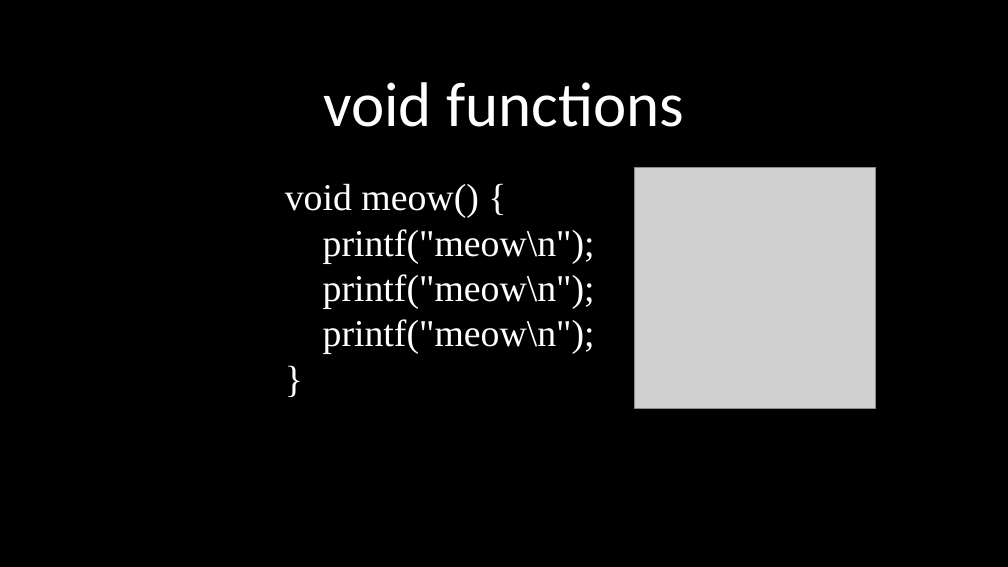
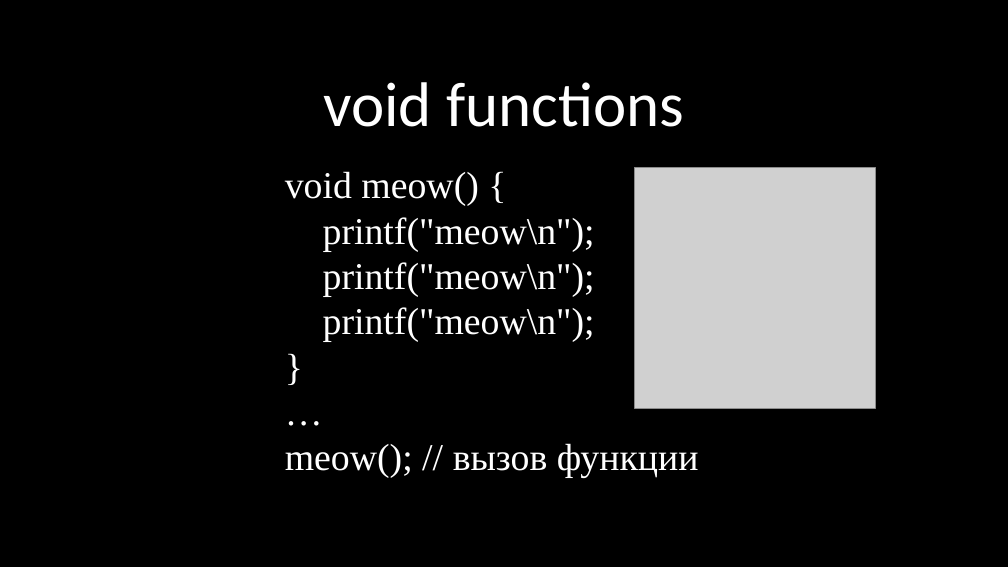
Before and after one commit to kruffka/C-Programming, a slide deck: slide 3 of 2024-2025/slides_pptx/3.5_functions_p1.pptx. Drawn at 1008x567 pixels with LibreOffice and Linux fonts; fonts in the diff are those of the drawing; grey boxes stand for pictures. Boxes give left, top, right and bottom in pixels: in the first picture for what was removed or moved away, otherwise in the second. Text is boxed around its words. In the diff, an @@ line names an element or a change of style, - is before the commit and + after.

```diff
--- a/2024-2025/slides_pptx/3.5_functions_p1.pptx
+++ b/2024-2025/slides_pptx/3.5_functions_p1.pptx
@@ text "void meow() {" moved from (x1=285, y1=183, x2=595, y2=354) to (x1=285, y1=171, x2=699, y2=478) @@
@@ text at (x1=285, y1=443, x2=699, y2=478): paragraphs added @@
+…
+meow(); // вызов функции
```
Also in this commit, not shown: 1 slide added, 5 other files.
